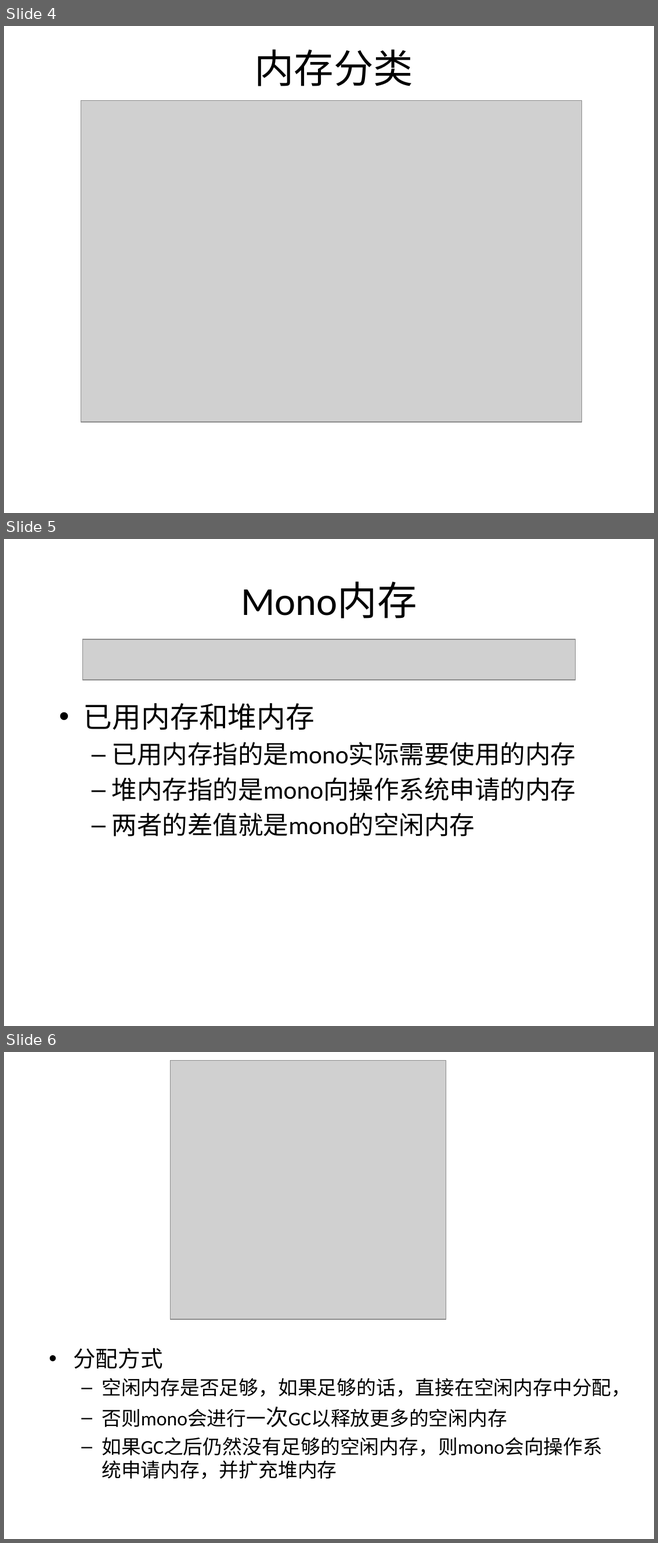
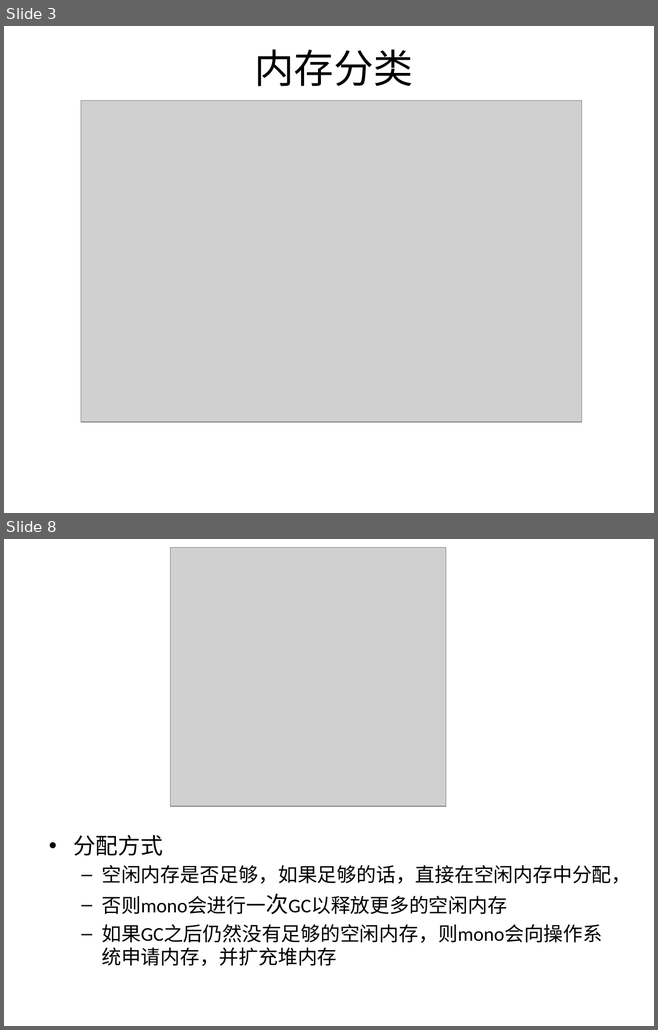
Before and after one commit to hzwangchaochen/hello-world, a slide deck: 分享/ppt/内存管理/PPT/内存管理.pptx. Shown one above the other, each under a label of ours: slides 4, 5 and 6 before the commit, slides 3 and 8 after it; the slides between them are not shown. The pictures are 658x1543 and 658x1030 pixels, drawn with LibreOffice and Linux fonts; fonts in the diff are those of the drawing; grey boxes stand for pictures. Boxes give left, top, right and bottom in pixels: in the first picture for what was removed or moved away, otherwise in the second. Text is boxed around its words. In the diff, an @@ line names an element or a change of style, - is before the commit and + after.

```diff
--- a/分享/ppt/内存管理/PPT/内存管理.pptx
+++ b/分享/ppt/内存管理/PPT/内存管理.pptx
@@ slide 5 removed at (x1=4, y1=539, x2=654, y2=1026), background #FFFFFF @@
@@ title removed at (x1=241, y1=582, x2=417, y2=618) @@
-Mono内存
@@ picture removed at (x1=83, y1=640, x2=575, y2=680) @@
@@ text removed at (x1=83, y1=703, x2=575, y2=837) @@
-• 已用内存和堆内存
-  – 已用内存指的是mono实际需要使用的内存
-  – 堆内存指的是mono向操作系统申请的内存
-  – 两者的差值就是mono的空闲内存
@@ what was slide 4 is now slide 3 @@
@@ what was slide 6 is now slide 8 @@
```
Also in this commit, not shown: 4 slides changed, 2 slides added.
